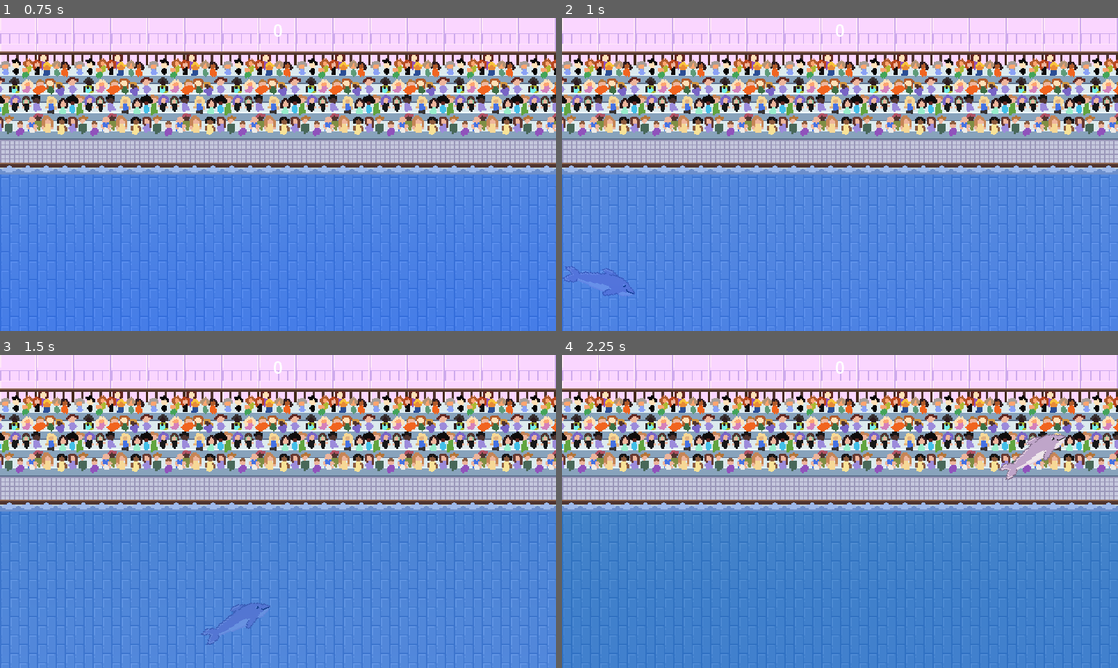
Above: before the commit, frames 1-4 (two rows, left to right).
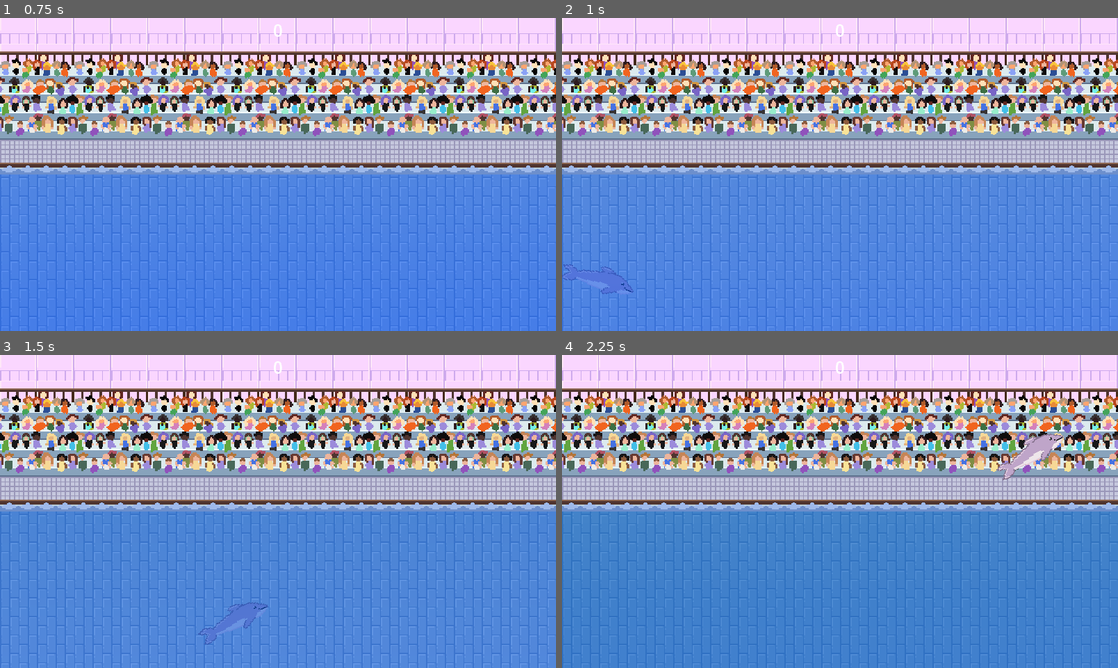
Above: after the commit, the same moments.

Repository: Kugelpanzer/GGJ-2024
Game: Godot game, scene res://Main.tscn
Same seed, same stepped clock (60 frames per second), same inputs: the game is played once before the commit and once after it.
Inputs (mouse positions are in pixels of both pictures, inside the frame that each line leads up to):
- Up to frame 1 (0.75 s): click "Start" at 0.5 s
- Up to frame 2 (1 s): no input
- Up to frame 3 (1.5 s): move the mouse to (400, 495) at 1.27 s
- Up to frame 4 (2.25 s): move the mouse to (728, 527) at 2.02 s

Frame 1 is identical in both runs. In frame 2, 0.2% of the frame differs, in the area x 0-14%, y 78-89%; in frame 3, 0.2%; in frame 4, 0.3%, in the area x 78-91%, y 25-40%.

Commit message:
dolphin animation continued

Diff:
--- a/Dolphin.tscn
+++ b/Dolphin.tscn
@@ -1,16 +1,62 @@
-[gd_scene load_steps=5 format=3 uid="uid://4vwrqjegqwpj"]
+[gd_scene load_steps=14 format=3 uid="uid://4vwrqjegqwpj"]
 
 [ext_resource type="Script" path="res://Dolphin.gd" id="1"]
+[ext_resource type="Texture2D" uid="uid://dmo1pvu5g0so2" path="res://art/delfin/delfinSkace.png" id="2_ic257"]
+[ext_resource type="Texture2D" uid="uid://cniy7muoipews" path="res://art/delfin/delfin pliva/swimming1.png" id="3_ajswc"]
+[ext_resource type="Texture2D" uid="uid://dmaugrunlos2k" path="res://art/delfin/delfin pliva/swimming2.png" id="4_kfv1f"]
+[ext_resource type="Texture2D" uid="uid://chisx3b0r1dlu" path="res://art/delfin/delfin pliva/swimming3.png" id="5_bglcs"]
+[ext_resource type="Texture2D" uid="uid://tbiuwmfb0rtg" path="res://art/delfin/delfin pliva/swimming4.png" id="6_1auhu"]
 [ext_resource type="Texture2D" uid="uid://cm2ur0irfv76g" path="res://art/delfin.png" id="6_pexb8"]
+[ext_resource type="Texture2D" uid="uid://0uu06bhqm1ga" path="res://art/delfin/delfin pliva/swimming5.png" id="7_pxwoy"]
+[ext_resource type="Texture2D" uid="uid://b8nn6l1gxidrx" path="res://art/delfin/delfin pliva/swimming6.png" id="8_qs6mb"]
+[ext_resource type="Texture2D" uid="uid://dlipo0yxgygaq" path="res://art/delfin/delfin pliva/swimming7.png" id="9_vqhjc"]
+[ext_resource type="Texture2D" uid="uid://d0s4wj4cr4w74" path="res://art/delfin/delfin pliva/swimming8.png" id="10_31l6t"]
 
 [sub_resource type="SpriteFrames" id="1"]
 animations = [{
 "frames": [{
 "duration": 1.0,
+"texture": ExtResource("2_ic257")
+}],
+"loop": true,
+"name": &"jump",
+"speed": 5.0
+}, {
+"frames": [{
+"duration": 1.0,
+"texture": ExtResource("3_ajswc")
+}, {
+"duration": 1.0,
+"texture": ExtResource("4_kfv1f")
+}, {
+"duration": 1.0,
+"texture": ExtResource("5_bglcs")
+}, {
+"duration": 1.0,
+"texture": ExtResource("6_1auhu")
+}, {
+"duration": 1.0,
+"texture": ExtResource("7_pxwoy")
+}, {
+"duration": 1.0,
+"texture": ExtResource("8_qs6mb")
+}, {
+"duration": 1.0,
+"texture": ExtResource("9_vqhjc")
+}, {
+"duration": 1.0,
+"texture": ExtResource("10_31l6t")
+}],
+"loop": true,
+"name": &"swim",
+"speed": 16.0
+}, {
+"frames": [{
+"duration": 1.0,
 "texture": ExtResource("6_pexb8")
 }],
 "loop": true,
-"name": &"swim",
+"name": &"swim_old",
 "speed": 5.0
 }]
 
@@ -23,11 +69,11 @@
 script = ExtResource("1")
 
 [node name="AnimatedSprite2D" type="AnimatedSprite2D" parent="."]
-position = Vector2(-20, -2)
+position = Vector2(-30, 4)
 scale = Vector2(4.804, 4)
 sprite_frames = SubResource("1")
 animation = &"swim"
-frame_progress = 0.419449
+frame_progress = 0.616292
 
 [node name="CollisionShape2D" type="CollisionShape2D" parent="."]
 rotation = 1.5708
Binary file added: art/delfin/delfin pliva/swimming1.png
Not shown, added: art/delfin/delfin pliva/swimming1.png.import
Binary file added: art/delfin/delfin pliva/swimming2.png
Not shown, added: art/delfin/delfin pliva/swimming2.png.import
Binary file added: art/delfin/delfin pliva/swimming3.png
Not shown, added: art/delfin/delfin pliva/swimming3.png.import
Binary file added: art/delfin/delfin pliva/swimming4.png
Not shown, added: art/delfin/delfin pliva/swimming4.png.import
Binary file added: art/delfin/delfin pliva/swimming5.png
Not shown, added: art/delfin/delfin pliva/swimming5.png.import
Binary file added: art/delfin/delfin pliva/swimming6.png
Not shown, added: art/delfin/delfin pliva/swimming6.png.import
(and 6 more such lines)
